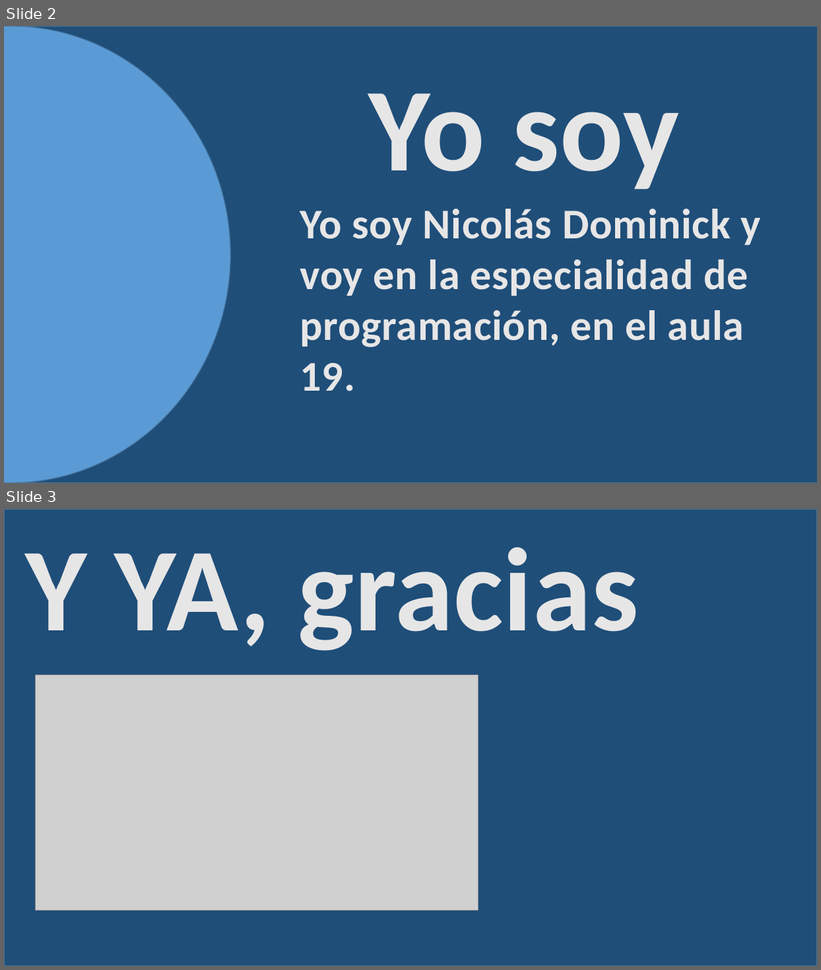
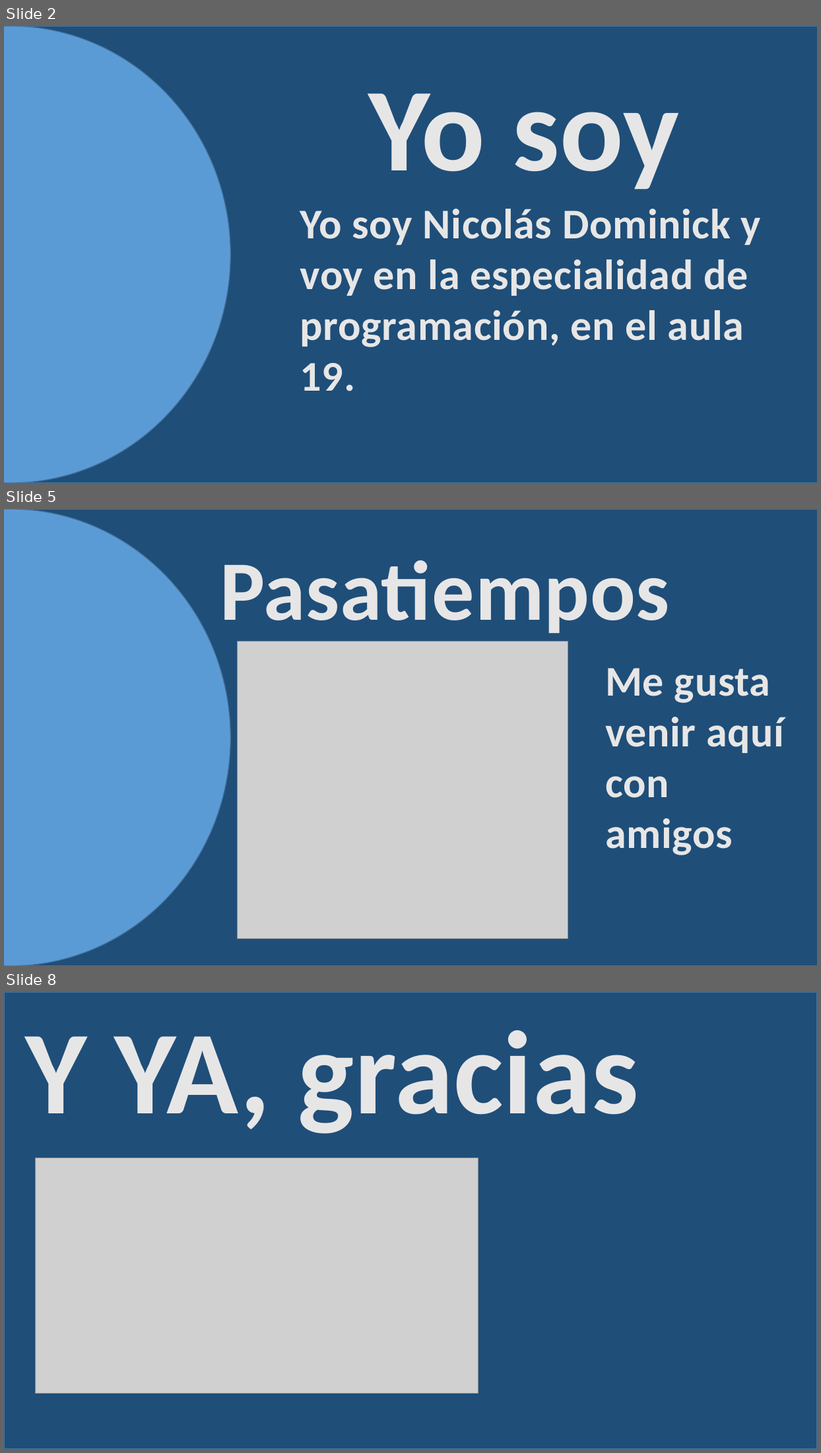
Before and after one commit to NicolasDVC2/culturadigitalII, a slide deck: Parcial 1/Practica2.pptx. Shown one above the other, each under a label of ours: slides 2 and 3 before the commit, slides 2, 5 and 8 after it; the slides between them are not shown. The pictures are 821x970 and 821x1453 pixels, drawn with LibreOffice and Linux fonts; fonts in the diff are those of the drawing; grey boxes stand for pictures. Boxes give left, top, right and bottom in pixels: in the first picture for what was removed or moved away, otherwise in the second. Text is boxed around its words. In the diff, an @@ line names an element or a change of style, - is before the commit and + after.

```diff
--- a/Parcial 1/Practica2.pptx
+++ b/Parcial 1/Practica2.pptx
@@ slide 5 added at box(4, 509, 817, 966), background #FFFFFF @@
@@ ellipse added at box(4, 509, 231, 966), fill #5B9BD5, outline #43739E 1 pt @@
@@ rectangle added at box(9, 509, 817, 966), fill #1F4E79, outline #43739E 1 pt @@
@@ text added at box(220, 560, 670, 633), 100 pt, text #E7E6E6, bold @@
+Pasatiempos
@@ picture added at box(237, 642, 568, 940) @@
@@ text added at box(605, 668, 785, 855), 50 pt, text #E7E6E6, bold @@
+Me gusta venir aquí con amigos
@@ what was slide 3 is now slide 8 @@
```
Also in this commit, not shown: 4 other slides added.
